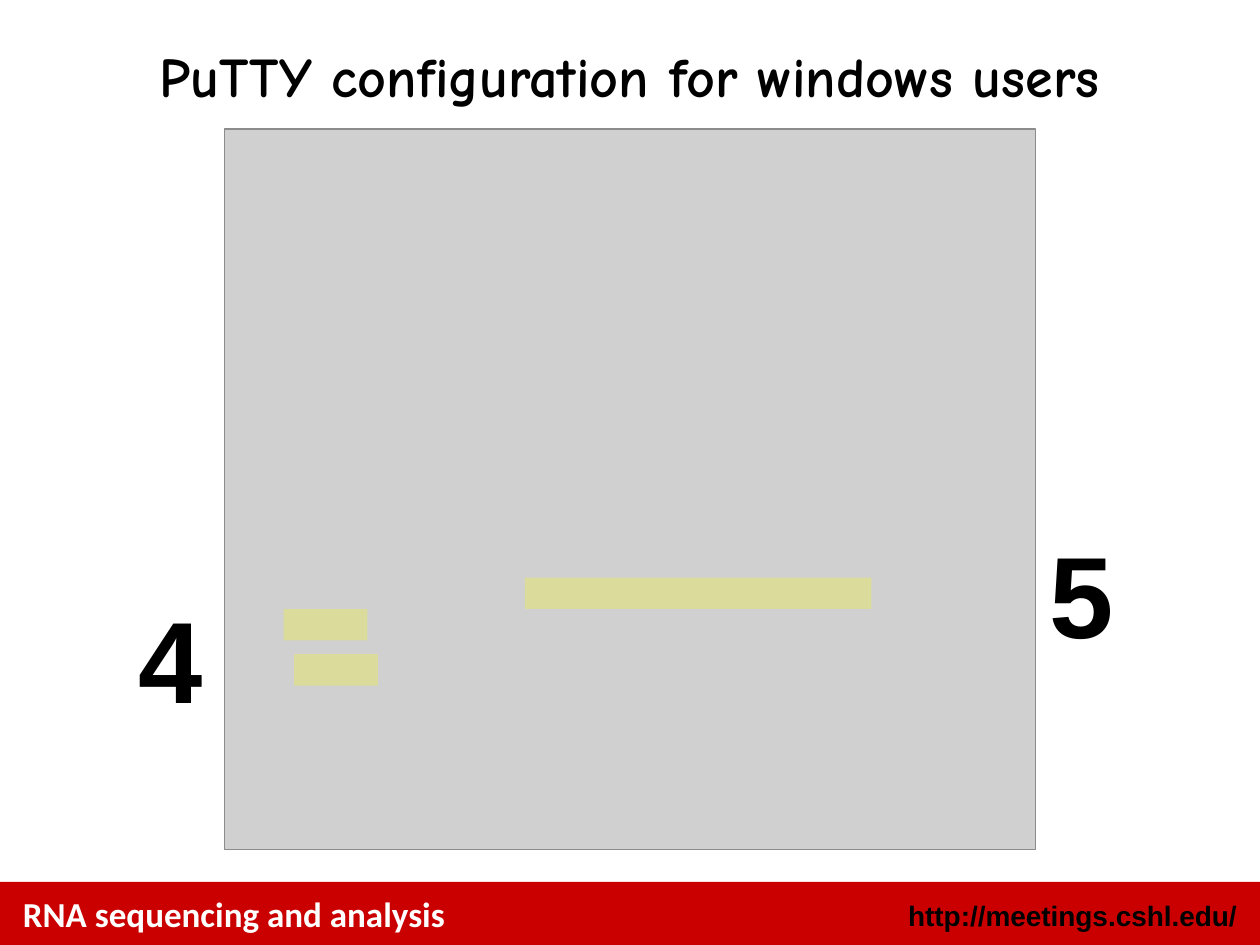
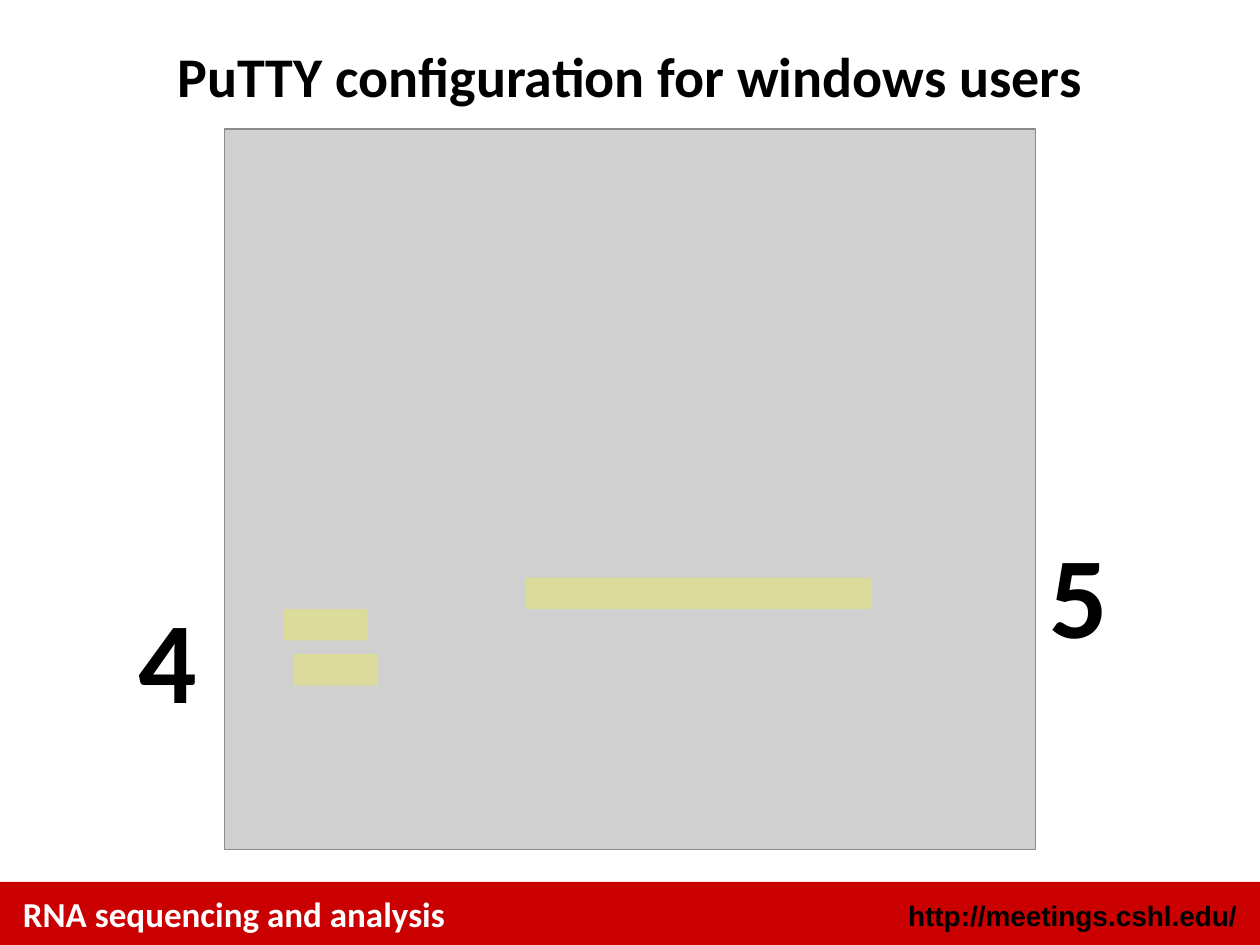
Before and after one commit to griffithlab/rnaseq_tutorial, a slide deck: slide 26 of lectures/cshl/2014/RNASeq_Module0_AmazonPreTutorial.pptx (slide 25 before the commit). Drawn at 1260x945 pixels with LibreOffice and Linux fonts; fonts in the diff are those of the drawing; grey boxes stand for pictures. Boxes give left, top, right and bottom in pixels: in the first picture for what was removed or moved away, otherwise in the second. Text is boxed around its words. In the diff, an @@ line names an element or a change of style, - is before the commit and + after.

Commit message:
update all lectures to list module 0 in overview, remove use of comic sans font in the cloud lecture

```diff
--- a/lectures/cshl/2014/RNASeq_Module0_AmazonPreTutorial.pptx
+++ b/lectures/cshl/2014/RNASeq_Module0_AmazonPreTutorial.pptx
@@ title "PuTTY configuration for windows users" at (178, 57, 1081, 107): font Comic Neue to Calibri @@
@@ text "5" at (1049, 563, 1107, 639): font Arial to Calibri @@
@@ text "4" at (138, 628, 196, 703): font Arial to Calibri @@
```
Also in this commit, not shown: 22 other slides changed, 1 slide added, 4 other files.
